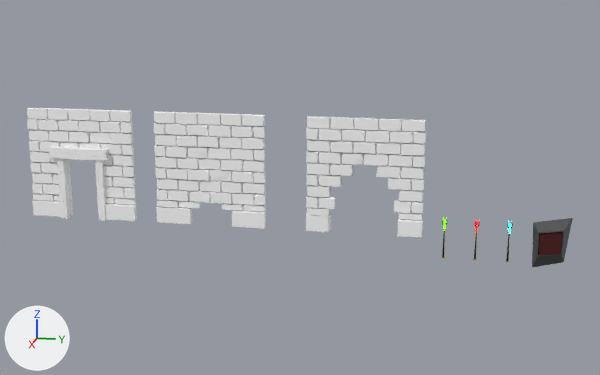
The FBX model Assets/Models/BigHoleWall.fbx, before and after one commit.
One viewpoint serves both versions: a 50 mm lens placed at (27.53, 0.52, 8.38), pointed at (-0.07, -5.0, 1.48). Arrows for +X, +Y and +Z are at lower left; the lights stay in place. Where no turn or scale is listed for an object, it has been applied to the vertices.

The scene before the commit, as lines of its bpy script (objects in view):
```python
ob_bigholewall = bpy.data.objects.new('BigHoleWall', me_mesh_020)
ob_bigholewall.location = (0.0, 0.0, 0.0)
ob_bluewand = bpy.data.objects.new('BlueWand', me_cylinder)
ob_bluewand.location = (0.0, 2.14, 0.0)
ob_button = bpy.data.objects.new('Button', me_cube)
ob_button.location = (0.0, 0.0, 0.0)
ob_button_plate = bpy.data.objects.new('Button_Plate', me_cube_002)
ob_button_plate.location = (0.0, 0.0, 0.0)
ob_doorwall = bpy.data.objects.new('DoorWall', me_mesh_002)
ob_doorwall.location = (0.0, 0.0, 0.0)
ob_greenwand = bpy.data.objects.new('GreenWand', me_cylinder_008)
ob_greenwand.location = (0.0, 0.0, 0.0)
ob_greenwand_ball = bpy.data.objects.new('GreenWand_Ball', me_cylinder_001)
ob_greenwand_ball.location = (0.0, 0.0, 0.0)
ob_redwand = bpy.data.objects.new('RedWand', me_cylinder_004)
ob_redwand.location = (0.0, 0.0, 0.0)
ob_smallholewall = bpy.data.objects.new('SmallHoleWall', me_mesh_001)
ob_smallholewall.location = (0.0, 0.0, 0.0)
```
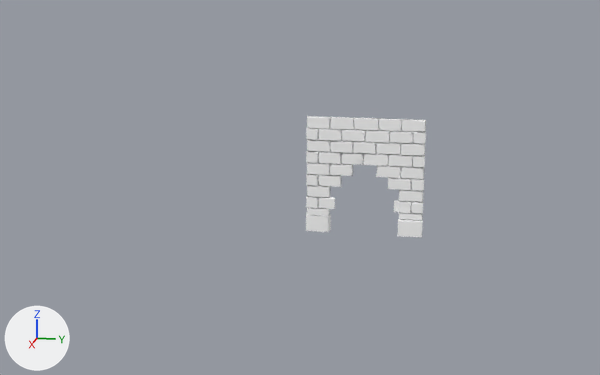
Boxes [x1, y1, x2, y2] around the edits, measured in the pictures (600 x 375 px):
'SmallHoleWall', deleted
    before: [154, 111, 266, 228]
'DoorWall', deleted
    before: [27, 108, 137, 221]
'Button_Plate', deleted
    before: [532, 218, 573, 267]
    faces in mat_button_plate_mat (dark grey #4c4e4d): [532, 218, 573, 267]
'Button', deleted
    before: [539, 232, 563, 255]
'BlueWand', deleted
    before: [506, 221, 513, 262]
'RedWand', deleted
    before: [473, 219, 480, 260]
'GreenWand', deleted
    before: [441, 218, 448, 258]

The change in detail:
Object 'DoorWall' (ob_doorwall) is deleted.
Object 'Button_Plate' (ob_button_plate) is deleted.
Object 'Button' (ob_button) is deleted.
Object 'BlueWand' (ob_bluewand) is deleted.
Object 'GreenWand' (ob_greenwand) is deleted.
Object 'RedWand' (ob_redwand) is deleted.
Object 'SmallHoleWall' (ob_smallholewall) is deleted.
Object 'GreenWand_Ball' (ob_greenwand_ball) is deleted.
